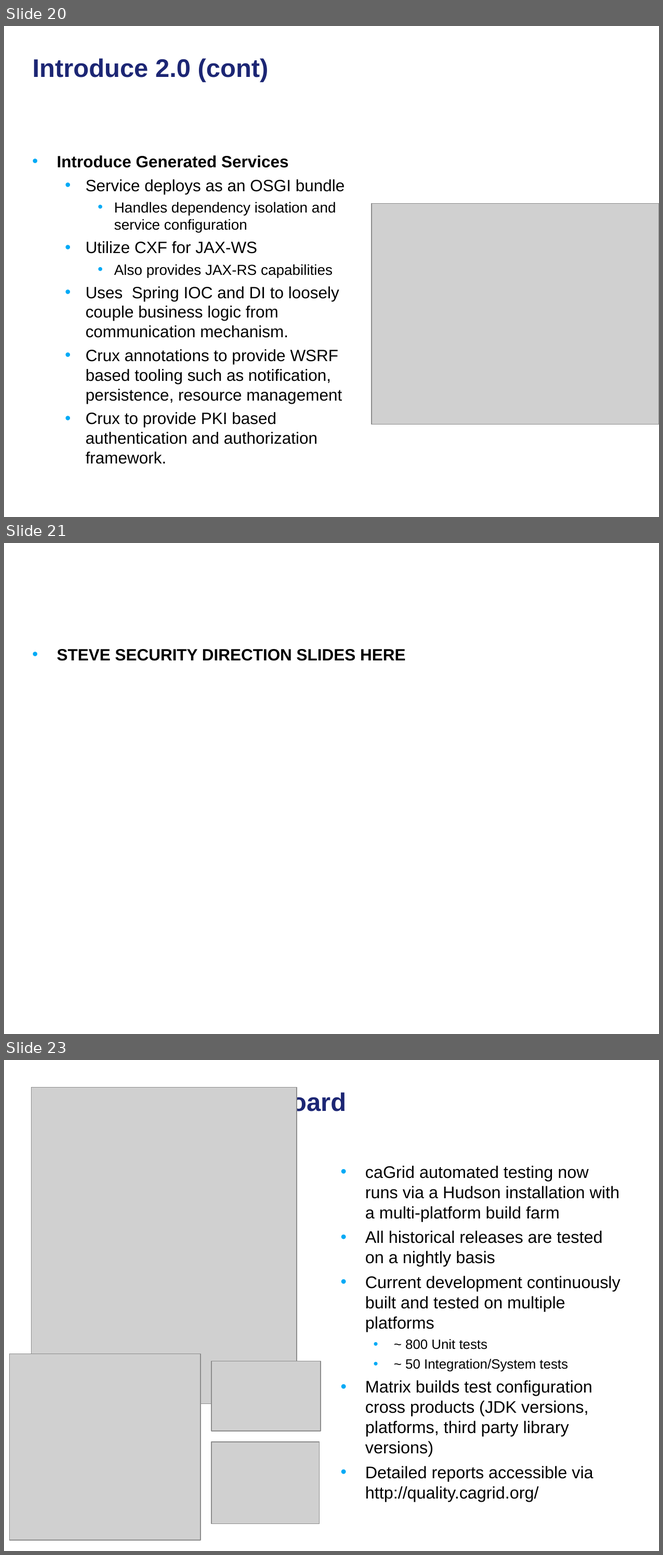
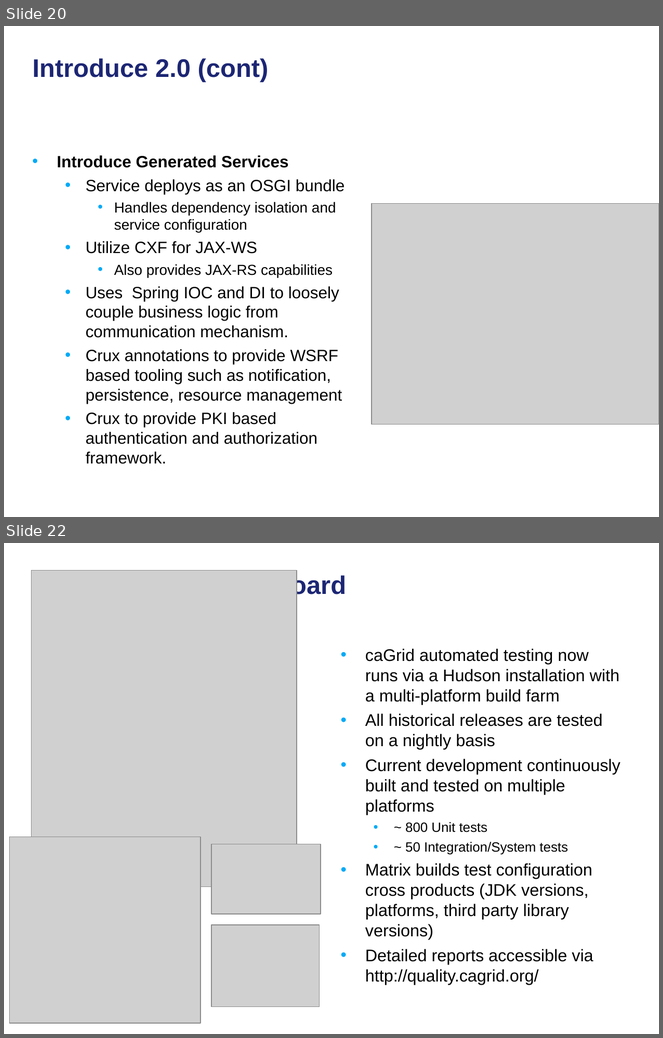
Before and after one commit to NCIP/cagrid-docs, a slide deck: general/presentations/overview/caGrid-Overview-and-Roadmap-GlobusWorld2010.ppt. Shown one above the other, each under a label of ours: slides 20, 21 and 23 before the commit, slides 20 and 22 after it; the slides between them are not shown. The pictures are 663x1555 and 663x1038 pixels, drawn with LibreOffice and Linux fonts; fonts in the diff are those of the drawing; grey boxes stand for pictures; background and template pictures are left out. Boxes give left, top, right and bottom in pixels: in the first picture for what was removed or moved away, otherwise in the second. Text is boxed around its words. In the diff, an @@ line names an element or a change of style, - is before the commit and + after.

```diff
--- a/general/presentations/overview/caGrid-Overview-and-Roadmap-GlobusWorld2010.ppt
+++ b/general/presentations/overview/caGrid-Overview-and-Roadmap-GlobusWorld2010.ppt
@@ slide 21 removed at (4, 543, 659, 1034), background picture (left out) @@
@@ text removed at (57, 649, 405, 661) @@
-• STEVE SECURITY DIRECTION SLIDES HERE
@@ what was slide 23 is now slide 22 @@
```
Also in this commit, not shown: 4 slides changed, 1 slide added, 1 other slide removed.
